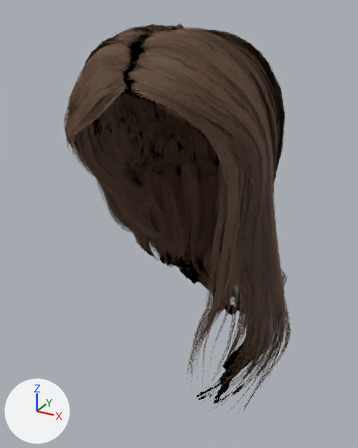
What one commit did to the glTF model clothing/female/hair/hair_3.glb.
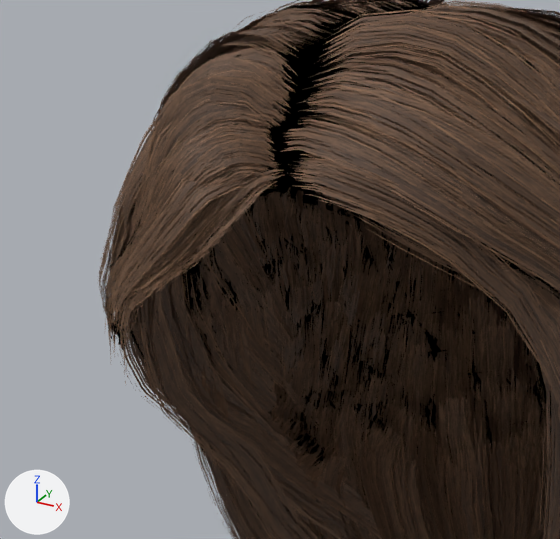
Each version appears first whole from a 50 mm camera at (0.238, -0.425, 1.755) aimed at (-0.004, 0.014, 1.535), and next in a close-up on the part from 8% to 63% of the width and 6% to 48% of the height. Lighting does not change. The marker at lower left points along +X, +Y and +Z. The older version's two pictures come first.

Names of what the first close-up shows: 'hair_3'.
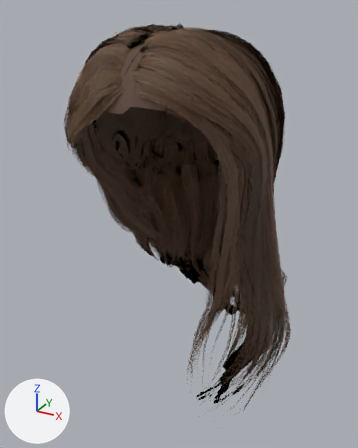
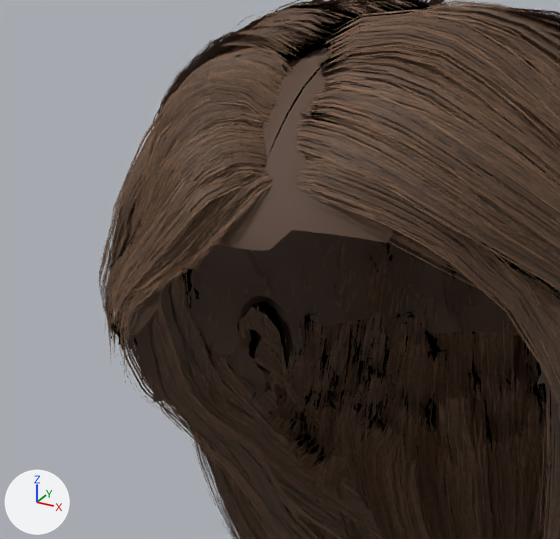
Boxes (x1, y1, x2, y2) around the edits, measured in the close-ups (560 x 539 px):
```json
{"part": 1, "of": "me_hair_3", "change": "added", "after": [126, 20, 550, 402], "on screen": "brown"}
```

Edits to the scene script, one JSON object a line:
```json
{"block": "me_hair_3", "where": "# used by ob_hair_3; location = (0.0, 0.0, 0.0)"}
{"op": "remove", "block": "me_hair_3", "code": "me_hair_3.from_pydata(...)  # 49632 vertices, 46624 faces; spans x -0.109..0.137, y -0.111..0.168, z 1.344..1.743"}
{"op": "add", "block": "me_hair_3", "code": "me_hair_3.from_pydata(...)  # 50380 vertices, 47968 faces; spans x -0.109..0.137, y -0.111..0.168, z 1.344..1.743"}
{"block": "me_hair_3", "change": "me_hair_3 part 1: a new loose piece of 748 vertices spanning x -0.08..0.083, y -0.106..0.087, z 1.598..1.733, in mat_hair_3"}
```
